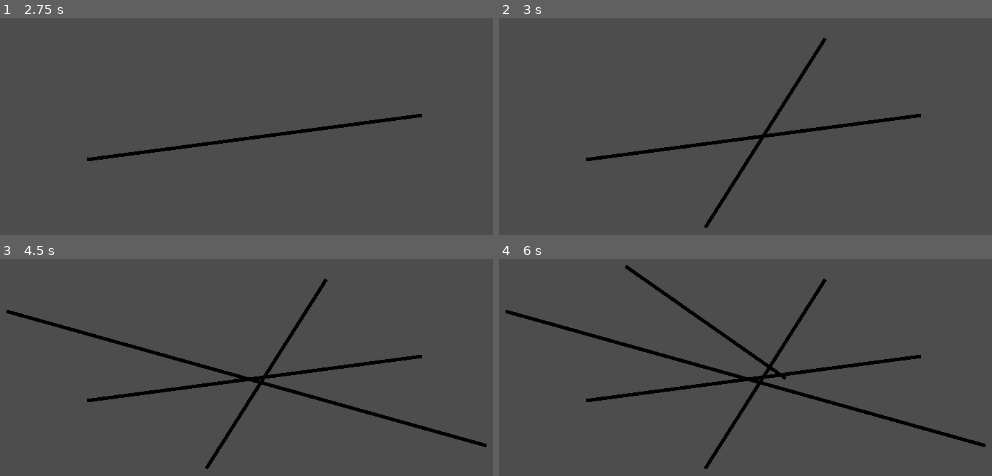
Above: before the commit, frames 1-4 (two rows, left to right).
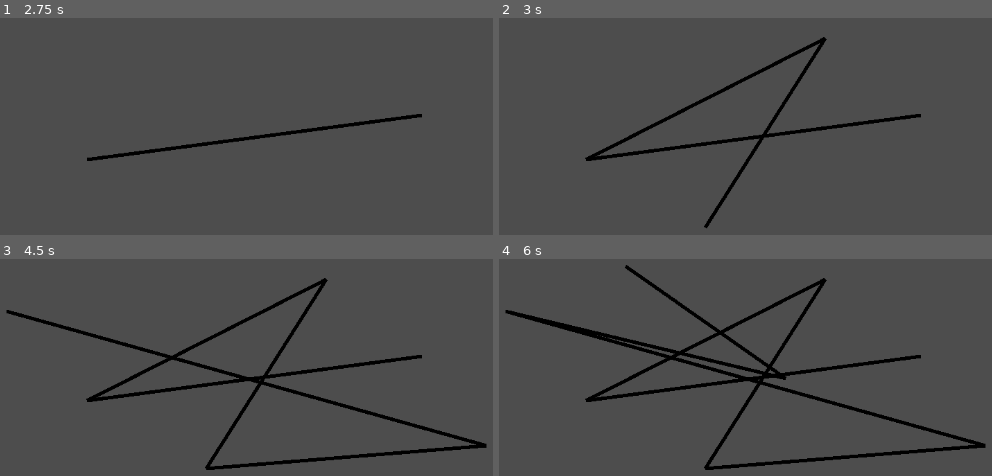
Above: after the commit, the same moments.

Repository: lohchness/Cursebreaker
Game: Godot game, scene res://whiteboard.tscn
Same seed, same stepped clock (60 frames per second), same inputs: the game is played once before the commit and once after it.
Inputs (mouse positions are in pixels of both pictures, inside the frame that each line leads up to):
- Up to frame 1 (2.75 s): tap Enter at 0.5, 2 s; move the mouse to (423, 115) at 0.52 s; press the mouse at (423, 115) at 0.53 s; tap Space at 1.25 s; move the mouse to (88, 159) at 1.27 s; release the mouse at (88, 159) at 1.28 s; click (88, 159) at 1.35 s; move the mouse to (325, 39) at 2.02 s; press the mouse at (325, 39) at 2.03 s
- Up to frame 2 (3 s): tap Space at 2.75 s; move the mouse to (706, 226) at 2.77 s; release the mouse at (706, 226) at 2.78 s; click (706, 226) at 2.85 s
- Up to frame 3 (4.5 s): tap Enter at 3.5 s; move the mouse to (488, 445) at 3.52 s; press the mouse at (488, 445) at 3.53 s; tap Space at 4.25 s; move the mouse to (4, 311) at 4.27 s; release the mouse at (4, 311) at 4.28 s; click (4, 311) at 4.35 s
- Up to frame 4 (6 s): move the mouse to (784, 378) at 5.02 s; press the mouse at (784, 378) at 5.03 s; move the mouse to (627, 265) at 5.77 s; release the mouse at (627, 265) at 5.78 s; click (627, 265) at 5.85 s

Frame 1 is identical in both runs. In frame 2, 0.9% of the frame differs, in the area x 17-67%, y 8-65%; in frame 3, 1.8%; in frame 4, 2.6%, in the area x 2-99%, y 8-98%.
Error after the commit: Invalid call. Nonexistent function 'classify_stroke' in base 'Node2D (Stroke)'. (res://pen.gd:39)

Commit message:
Move classifier to pen

Diff:
--- a/stroke.gd
+++ b/stroke.gd
@@ -6,39 +6,6 @@
 ## Simple straight, Simple curve, Complex straight, Complex curve
 ## Has a direction: Compass directions (straight) or CW/CCW (curve)
 
-enum {SIMPLE_STRAIGHT, COMPLEX_STRAIGHT, CURVE, CONNECTOR}
-var stroke_type = SIMPLE_STRAIGHT
+var stroke_type
 
 var stroke_points: Array[Vector2] = []
-
-const STRAIGHT_LINE_THRESHOLD = 20.0
-
-
-
-func classify_stroke():
-	print("Number of points: " + str(len(stroke_points)))
-
-	var theta_zero = angle_theta(stroke_points[0], stroke_points[1])
-	print("Theta Zero: " + str(theta_zero))
-
-
-	for i in range(1, len(stroke_points) - 1):
-		var angle_difference = abs(theta_zero - angle_theta(stroke_points[i], stroke_points[i+1]))
-		if angle_difference >= STRAIGHT_LINE_THRESHOLD:
-			#print("changed type")
-			stroke_type = COMPLEX_STRAIGHT
-			# Complex straight line or curve
-			pass
-		print(angle_difference)
-
-	match stroke_type:
-		SIMPLE_STRAIGHT:
-			# Determine direction
-			print("STRAIGHT LINE")
-			pass
-		_:
-			print("NOT")
-
-func angle_theta(a: Vector2, b: Vector2) -> float:
-	return rad_to_deg(a.angle_to_point(b))
-	#return rad_to_deg(a.angle_to(b))
